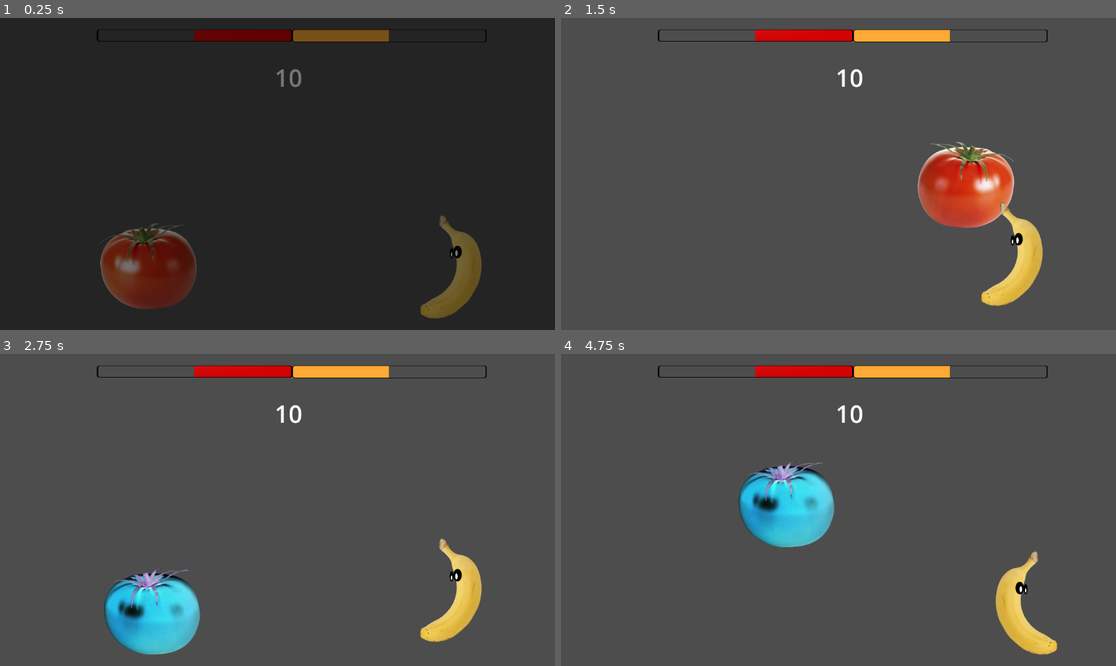
Above: before the commit, frames 1-4 (two rows, left to right).
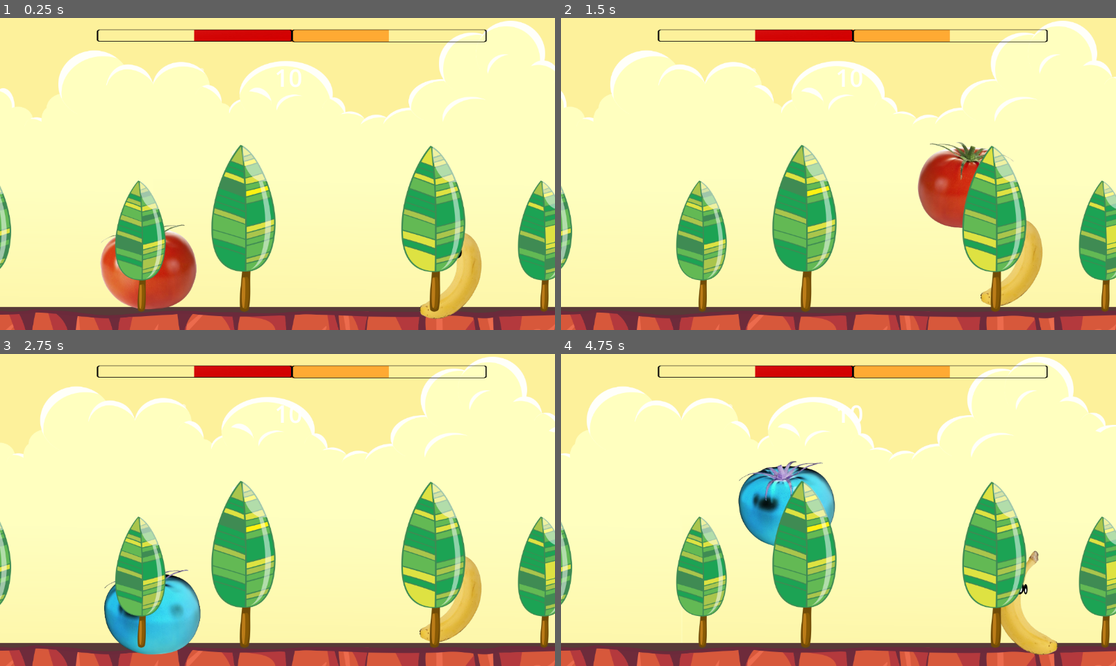
Above: after the commit, the same moments.

Repository: PZerua/ggj24_fruits
Game: Godot game, scene res://scenes/combat.tscn
The game is run twice, just before and just after one commit, with the same random seed, the same clock (stepped at 60 frames per second) and the same inputs.
Inputs:
- Up to frame 1 (0.25 s): no input
- Up to frame 2 (1.5 s): hold D (MOVE_RIGHT_1) from 0.53 s (still down); tap S (BLOCK_1) at 0.6 s; tap W (JUMP_1) at 0.77 s; tap Down (BLOCK_2) at 1.35 s
- Up to frame 3 (2.75 s): tap W (JUMP_1) at 1.52 s; release D (MOVE_RIGHT_1) at 2.03 s; hold A (MOVE_LEFT_1) from 2.03 s (still down); tap V (KICK_1) at 2.1 s
- Up to frame 4 (4.75 s): release A (MOVE_LEFT_1) at 2.78 s; hold D (MOVE_RIGHT_1) 2.78-4.28 s; tap P (KICK_2) at 2.85 s; tap W (JUMP_1) at 3.02, 3.77, 4.52 s; tap Left (MOVE_LEFT_2) at 3.6 s; hold A (MOVE_LEFT_1) from 4.28 s (still down); tap Right (MOVE_RIGHT_2) at 4.35 s

The runs differ from the first frame. In frame 1, 100% of the frame differs, in the area x 0-100%, y 0-100%; in frame 2, 94%; in frame 3, 94%; in frame 4, 94%.

Commit message:
parallax started

Diff:
--- /dev/null
+++ b/scenes/ParallaxLayer.gd
@@ -0,0 +1,5 @@
+extends ParallaxLayer
+var CLOUD_SPEED = -15
+
+func _process(delta):
+	self.motion_offset.x += CLOUD_SPEED * delta
--- a/scenes/combat.tscn
+++ b/scenes/combat.tscn
@@ -1,13 +1,18 @@
-[gd_scene load_steps=14 format=3 uid="uid://by7e8og87xis2"]
+[gd_scene load_steps=19 format=3 uid="uid://by7e8og87xis2"]
 
 [ext_resource type="PackedScene" uid="uid://dt4g2ewu42uek" path="res://assets/fruits/tomato/tomato.tscn" id="1_h62js"]
 [ext_resource type="Script" path="res://scenes/combat.gd" id="1_sshmf"]
 [ext_resource type="Texture2D" uid="uid://b0k1h3yv0rjhw" path="res://assets/bars/bar-over.png" id="2_g5582"]
+[ext_resource type="Texture2D" uid="uid://cqacrpmqyhg4f" path="res://assets/fruits/backgrounds/layer_04_2048 x 1546.png" id="2_l0kns"]
 [ext_resource type="PackedScene" uid="uid://qir670b60hs5" path="res://assets/fruits/banana/banana.tscn" id="2_nrd0u"]
+[ext_resource type="Texture2D" uid="uid://6wyeafjeby6t" path="res://assets/fruits/backgrounds/layer_05_2048 x 1546.png" id="2_pq2q8"]
+[ext_resource type="Script" path="res://scenes/ParallaxLayer.gd" id="3_2qpbc"]
 [ext_resource type="Script" path="res://assets/bars/tomatoBar.gd" id="3_tiox5"]
 [ext_resource type="Texture2D" uid="uid://cpuc5b3bdc2jc" path="res://assets/bars/yellow-orange.png" id="5_ut5nq"]
 [ext_resource type="Script" path="res://assets/bars/bananaBar.gd" id="7_u80wl"]
 [ext_resource type="Texture2D" uid="uid://dlam4itbryoui" path="res://assets/bars/red-bar.jpg" id="7_ukvkr"]
+[ext_resource type="Texture2D" uid="uid://3ywe6im5afpj" path="res://assets/fruits/backgrounds/layer_01_2048 x 1546.png" id="10_ebuv3"]
+[ext_resource type="Texture2D" uid="uid://wkv5v7kra43r" path="res://assets/fruits/backgrounds/layer_02_2048 x 1546.png" id="11_cu5go"]
 
 [sub_resource type="RectangleShape2D" id="RectangleShape2D_f6e4s"]
 size = Vector2(1147, 49)
@@ -69,8 +74,36 @@
 [node name="combat_scene" type="Node2D"]
 script = ExtResource("1_sshmf")
 
+[node name="ParallaxBackground" type="ParallaxBackground" parent="."]
+
+[node name="Background" type="ParallaxLayer" parent="ParallaxBackground"]
+position = Vector2(-609, 4)
+motion_mirroring = Vector2(1024, 0)
+
+[node name="Sprite2D" type="Sprite2D" parent="ParallaxBackground/Background"]
+position = Vector2(527, -15)
+texture = ExtResource("2_pq2q8")
+
+[node name="ParallaxLayer" type="ParallaxLayer" parent="ParallaxBackground"]
+position = Vector2(-998, -18)
+motion_mirroring = Vector2(1423.64, 0)
+script = ExtResource("3_2qpbc")
+
+[node name="Sprite2D" type="Sprite2D" parent="ParallaxBackground/ParallaxLayer"]
+position = Vector2(608, 250)
+scale = Vector2(0.69638, 0.663325)
+texture = ExtResource("2_l0kns")
+
+[node name="ParallaxLayer2" type="ParallaxLayer" parent="ParallaxBackground"]
+
+[node name="Sprite2D" type="Sprite2D" parent="ParallaxBackground/ParallaxLayer2"]
+position = Vector2(610, 249)
+scale = Vector2(0.69638, 0.663325)
+texture = ExtResource("10_ebuv3")
+
 [node name="Tomato" parent="." instance=ExtResource("1_h62js")]
 unique_name_in_owner = true
+z_index = 36
 position = Vector2(308, 391)
 
 [node name="Banana" parent="." instance=ExtResource("2_nrd0u")]
@@ -147,6 +180,7 @@
 offset_bottom = 40.0
 
 [node name="ColorRect" type="ColorRect" parent="CanvasLayer"]
+visible = false
 anchors_preset = 15
 anchor_right = 1.0
 anchor_bottom = 1.0
@@ -160,5 +194,15 @@
 "": SubResource("AnimationLibrary_2t27m")
 }
 
+[node name="ParallaxFront" type="ParallaxBackground" parent="."]
+layer = 1
+
+[node name="ParallaxLayer" type="ParallaxLayer" parent="ParallaxFront"]
+
+[node name="Sprite2D" type="Sprite2D" parent="ParallaxFront/ParallaxLayer"]
+position = Vector2(607, 249)
+scale = Vector2(0.69638, 0.663325)
+texture = ExtResource("11_cu5go")
+
 [connection signal="property_list_changed" from="Tomato" to="Tomato" method="_on_property_list_changed"]
 [connection signal="timeout" from="Timer" to="." method="_on_timer_timeout"]
Binary file added: assets/fruits/backgrounds/layer_01_2048 x 1546.png
Not shown, added: assets/fruits/backgrounds/layer_01_2048 x 1546.png.import
Binary file added: assets/fruits/backgrounds/layer_02_2048 x 1546.png
Not shown, added: assets/fruits/backgrounds/layer_02_2048 x 1546.png.import
Binary file added: assets/fruits/backgrounds/layer_03_2048 x 1546.png
Not shown, added: assets/fruits/backgrounds/layer_03_2048 x 1546.png.import
Binary file added: assets/fruits/backgrounds/layer_04_2048 x 1546.png
Not shown, added: assets/fruits/backgrounds/layer_04_2048 x 1546.png.import
Binary file added: assets/fruits/backgrounds/layer_05_2048 x 1546.png
Not shown, added: assets/fruits/backgrounds/layer_05_2048 x 1546.png.import
